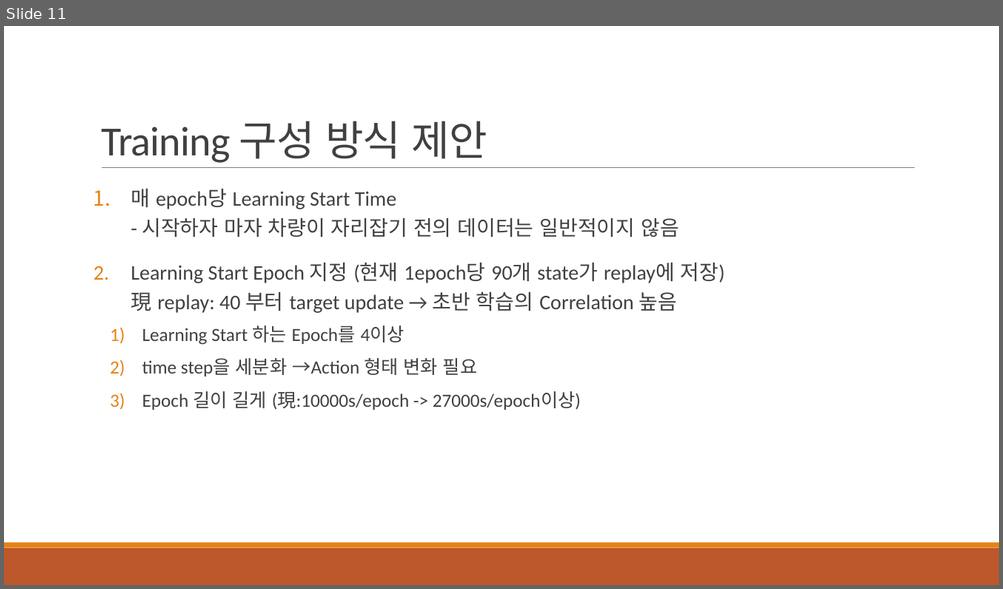
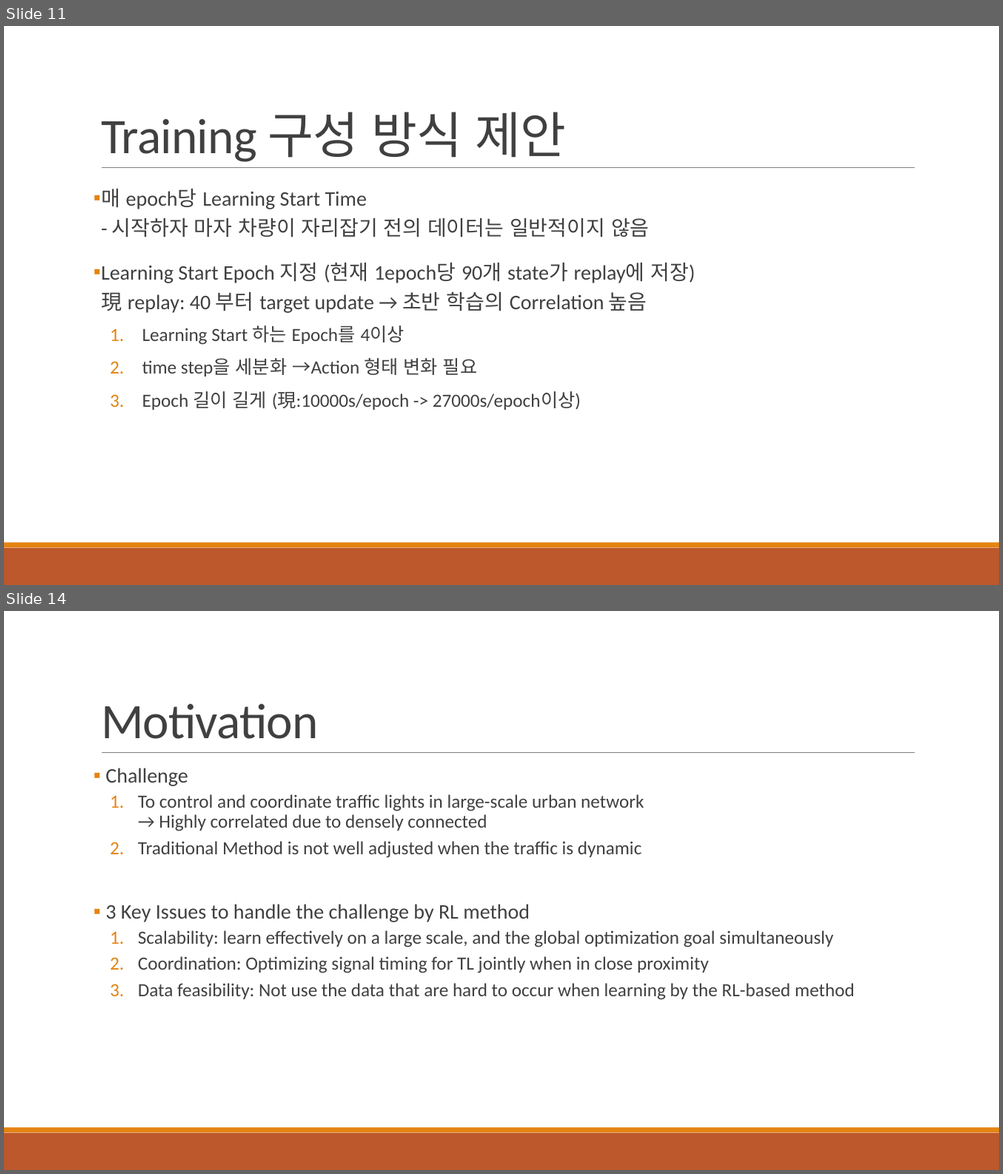
Before and after one commit to 3neutronstar/traffic-optimization_RL, a slide deck: 1st_Seminar(강민수).pptx. Shown one above the other, each under a label of ours: slide 11 before the commit, slides 11 and 14 after it; the slides between them are not shown. The pictures are 1003x589 and 1003x1174 pixels, drawn with LibreOffice and Linux fonts; fonts in the diff are those of the drawing. Boxes give left, top, right and bottom in pixels: in the first picture for what was removed or moved away, otherwise in the second. Text is boxed around its words. In the diff, an @@ line names an element or a change of style, - is before the commit and + after.

Commit message:
add the Toward a traffic light paper contents to pptx

```diff
--- a/1st_Seminar(강민수).pptx
+++ b/1st_Seminar(강민수).pptx
@@ slide 14 added at (4,611,999,1170), background #FFFFFF; not listed: 3 template elements that a slide beside it also shows @@
@@ title added at (101,703,318,739), 48 pt, text #404040 @@
+Motivation
@@ text added at (105,768,854,1000), 18 pt, text #404040 @@
+▪ Challenge
+  1. To control and coordinate traffic lights in large-scale urban network
+     → Highly correlated due to densely connected
+  2. Traditional Method is not well adjusted when the traffic is dynamic
+▪ 3 Key Issues to handle the challenge by RL method
+  1. Scalability: learn effectively on a large scale, and the global optimization goal simultaneously
+  2. Coordination: Optimizing signal timing for TL jointly when in close proximity
+  3. Data feasibility: Not use the data that are hard to occur when learning by the RL-based method
@@ slide 11 changed as well @@
@@ title "Training 구성 방식 제안" at (101,112,566,162): size 40 to 48 pt @@
@@ text "매 epoch당 Learning Start Time ..." at (101,189,695,410): bullet 1. to ▪; bullet 1) to 1. @@
```
Also in this commit, not shown: 9 other slides changed, 12 other slides added.
